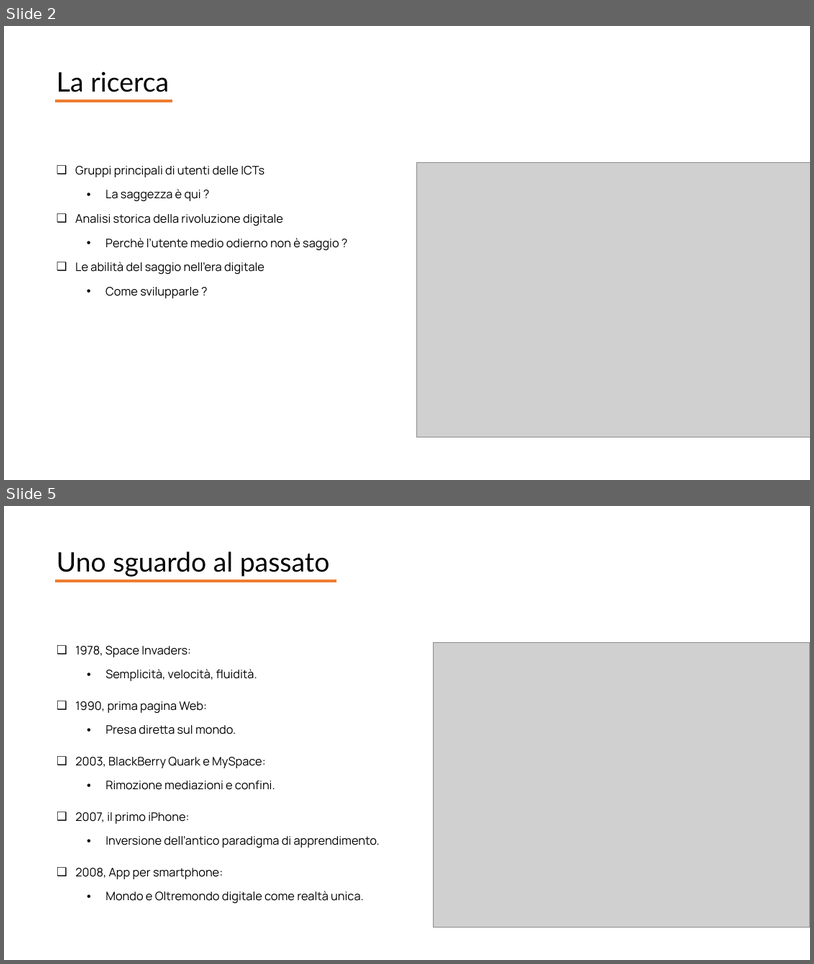
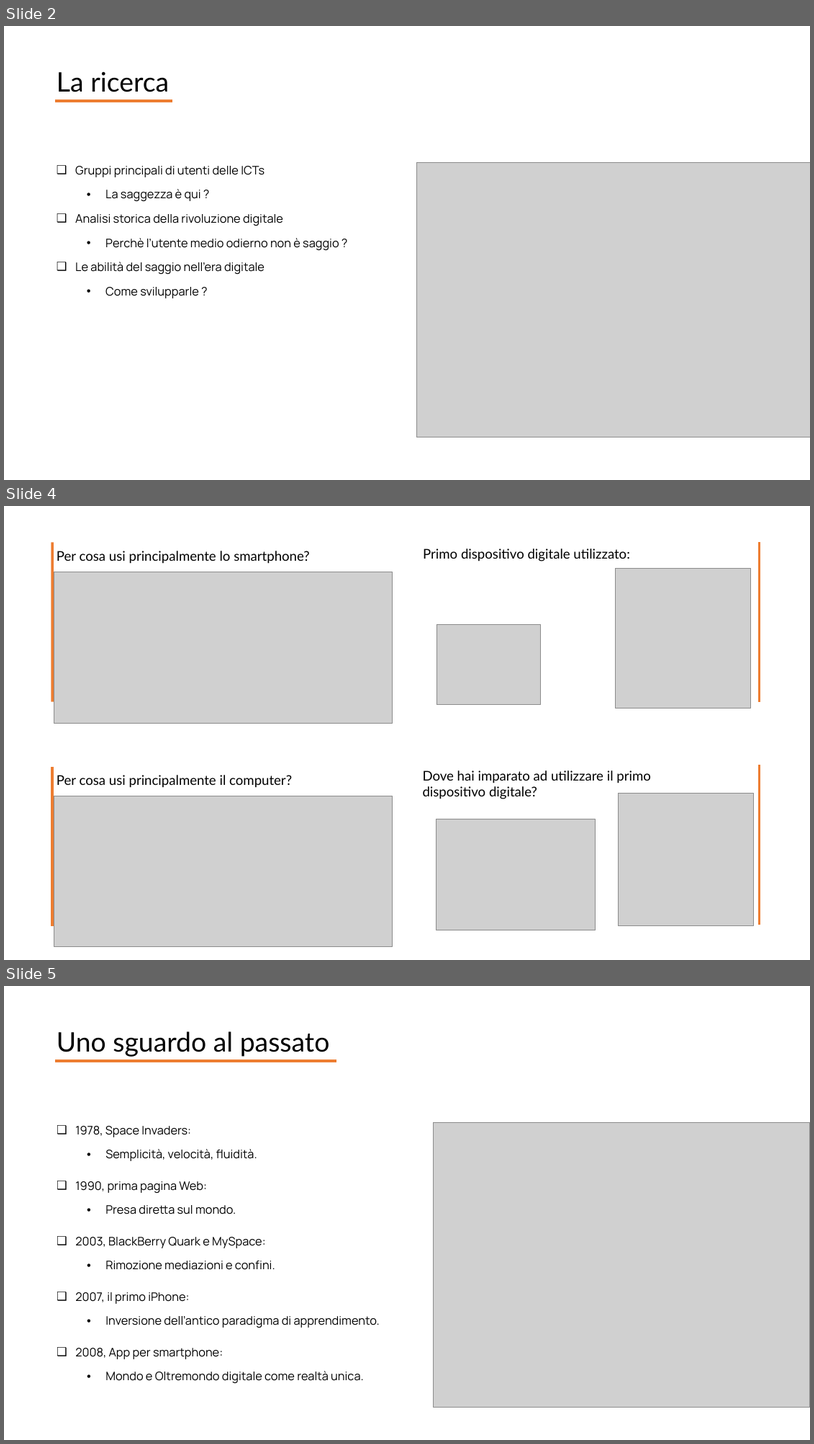
Before and after one commit to giocoal/social-issues-in-information-society-project, a slide deck: Presentazione/Presentazione_completa - Copy.pptx. Shown one above the other, each under a label of ours: slides 2 and 5 before the commit, slides 2, 4 and 5 after it; the slides between them are not shown. The pictures are 814x964 and 814x1444 pixels, drawn with LibreOffice and Linux fonts; fonts in the diff are those of the drawing; grey boxes stand for pictures. Boxes give left, top, right and bottom in pixels: in the first picture for what was removed or moved away, otherwise in the second. Text is boxed around its words. In the diff, an @@ line names an element or a change of style, - is before the commit and + after.

```diff
--- a/Presentazione/Presentazione_completa - Copy.pptx
+++ b/Presentazione/Presentazione_completa - Copy.pptx
@@ slide 4 added at (4, 506, 810, 960), background #FFFFFF @@
@@ line added from (52, 542) to (52, 701), #ED7D31 3 pt @@
@@ text added at (423, 548, 630, 561), 16 pt, text #000000 @@
+Primo dispositivo digitale utilizzato:
@@ line added from (759, 542) to (759, 701), #ED7D31 3 pt @@
@@ text added at (57, 551, 309, 564), 16 pt, text #000000 @@
+Per cosa usi principalmente lo smartphone?
@@ picture added at (615, 569, 751, 708) @@
@@ picture added at (54, 572, 392, 723) @@
@@ picture added at (437, 625, 540, 705) @@
@@ line added from (52, 767) to (52, 926), #ED7D31 3 pt @@
@@ text added at (57, 775, 292, 788), 16 pt, text #000000 @@
+Per cosa usi principalmente il computer?
@@ text added at (423, 770, 651, 799), 16 pt, text #000000 @@
+Dove hai imparato ad utilizzare il primo dispositivo digitale?
@@ line added from (759, 765) to (759, 924), #ED7D31 3 pt @@
@@ picture added at (54, 796, 392, 947) @@
@@ picture added at (619, 793, 754, 926) @@
@@ picture added at (437, 818, 596, 930) @@
```
Also in this commit, not shown: 1 slide changed, 1 slide removed.
